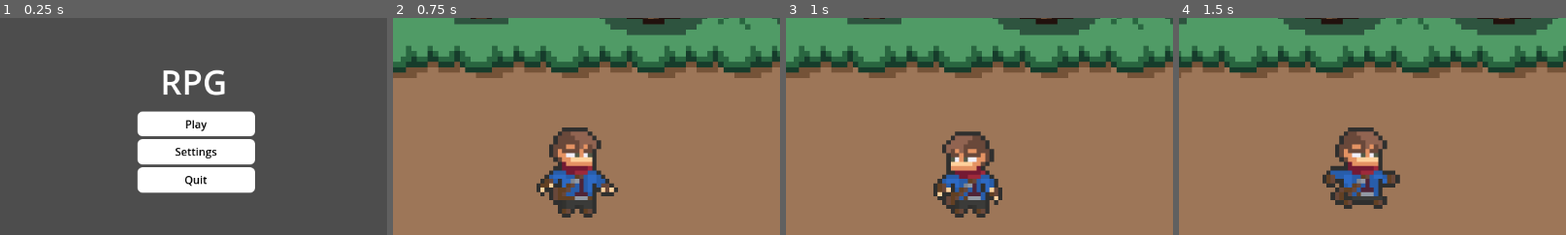
Above: before the commit, frames 1-4 (left to right).
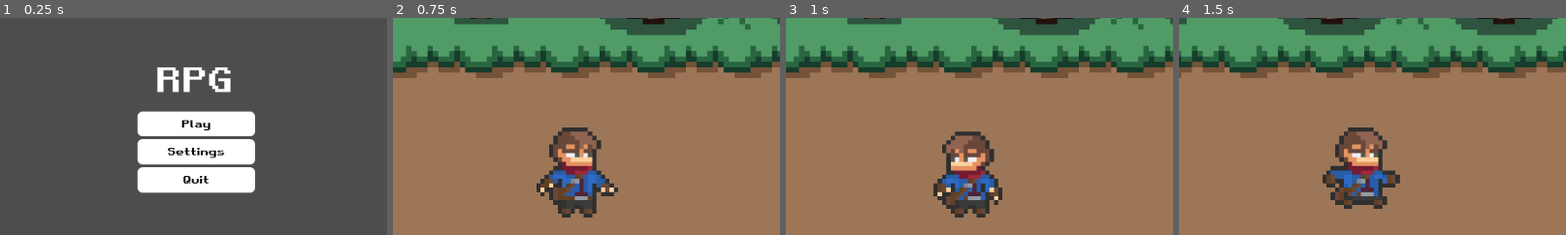
Above: after the commit, the same moments.

Repository: NoahP1608/CS-NEA
Game: Godot game, scene res://main_menu.tscn
The game is run twice, just before and just after one commit, with the same random seed, the same clock (stepped at 60 frames per second) and the same inputs.
Inputs:
- Up to frame 1 (0.25 s): no input
- Up to frame 2 (0.75 s): click "Play" at 0.5 s
- Up to frame 3 (1 s): no input
- Up to frame 4 (1.5 s): tap Enter at 1.25 s; hold Right (ui_right) from 1.28 s (still down); hold Space (attack) from 1.28 s (still down)
The pictures show only the part of the screen within x 25-75%, y 19-69%; the shares and areas given below are measured in that part.

The runs differ from the first frame. In frame 1, 2.3% of the frame differs, in the area x 40-60%, y 22-78%; in frame 2, nothing differs; in frame 3, nothing differs; in frame 4, nothing differs.

Commit message:
chnaged main menu font

Diff:
--- /dev/null
+++ b/login_screen.tscn
@@ -0,0 +1,15 @@
+[gd_scene format=3 uid="uid://dho5su4b4qkqg"]
+
+[node name="Login Screen" type="Control"]
+layout_mode = 3
+anchors_preset = 15
+anchor_right = 1.0
+anchor_bottom = 1.0
+grow_horizontal = 2
+grow_vertical = 2
+
+[node name="Button" type="Button" parent="."]
+layout_mode = 0
+offset_right = 70.0
+offset_bottom = 29.0
+text = "Login"
--- a/main_menu.tscn
+++ b/main_menu.tscn
@@ -1,6 +1,7 @@
-[gd_scene load_steps=6 format=3 uid="uid://4fkpumusrhlk"]
+[gd_scene load_steps=7 format=3 uid="uid://4fkpumusrhlk"]
 
 [ext_resource type="Script" path="res://Scripts/main_menu.gd" id="1_f25ta"]
+[ext_resource type="FontFile" uid="uid://d25b5eu27ywga" path="res://Assests/Retro Gaming.ttf" id="2_s881j"]
 
 [sub_resource type="StyleBoxFlat" id="StyleBoxFlat_rumlo"]
 bg_color = Color(1, 1, 1, 1)
@@ -60,6 +61,7 @@
 theme_override_colors/font_pressed_color = Color(0, 0, 0, 1)
 theme_override_colors/font_hover_color = Color(0, 0, 0, 1)
 theme_override_colors/font_focus_color = Color(0, 0, 0, 1)
+theme_override_fonts/font = ExtResource("2_s881j")
 theme_override_styles/normal = SubResource("StyleBoxFlat_rumlo")
 theme_override_styles/hover = SubResource("StyleBoxFlat_se3qw")
 theme_override_styles/pressed = SubResource("StyleBoxFlat_77w02")
@@ -74,6 +76,7 @@
 theme_override_colors/font_pressed_color = Color(0, 0, 0, 1)
 theme_override_colors/font_hover_color = Color(0, 0, 0, 1)
 theme_override_colors/font_focus_color = Color(0, 0, 0, 1)
+theme_override_fonts/font = ExtResource("2_s881j")
 theme_override_styles/normal = SubResource("StyleBoxFlat_rumlo")
 theme_override_styles/hover = SubResource("StyleBoxFlat_se3qw")
 theme_override_styles/pressed = SubResource("StyleBoxFlat_77w02")
@@ -88,6 +91,7 @@
 theme_override_colors/font_pressed_color = Color(0, 0, 0, 1)
 theme_override_colors/font_hover_color = Color(0, 0, 0, 1)
 theme_override_colors/font_focus_color = Color(0, 0, 0, 1)
+theme_override_fonts/font = ExtResource("2_s881j")
 theme_override_styles/normal = SubResource("StyleBoxFlat_rumlo")
 theme_override_styles/hover = SubResource("StyleBoxFlat_se3qw")
 theme_override_styles/pressed = SubResource("StyleBoxFlat_77w02")
@@ -105,6 +109,7 @@
 offset_right = 16.0
 offset_bottom = 211.0
 grow_horizontal = 2
+theme_override_fonts/font = ExtResource("2_s881j")
 theme_override_font_sizes/font_size = 50
 text = "RPG"
 
